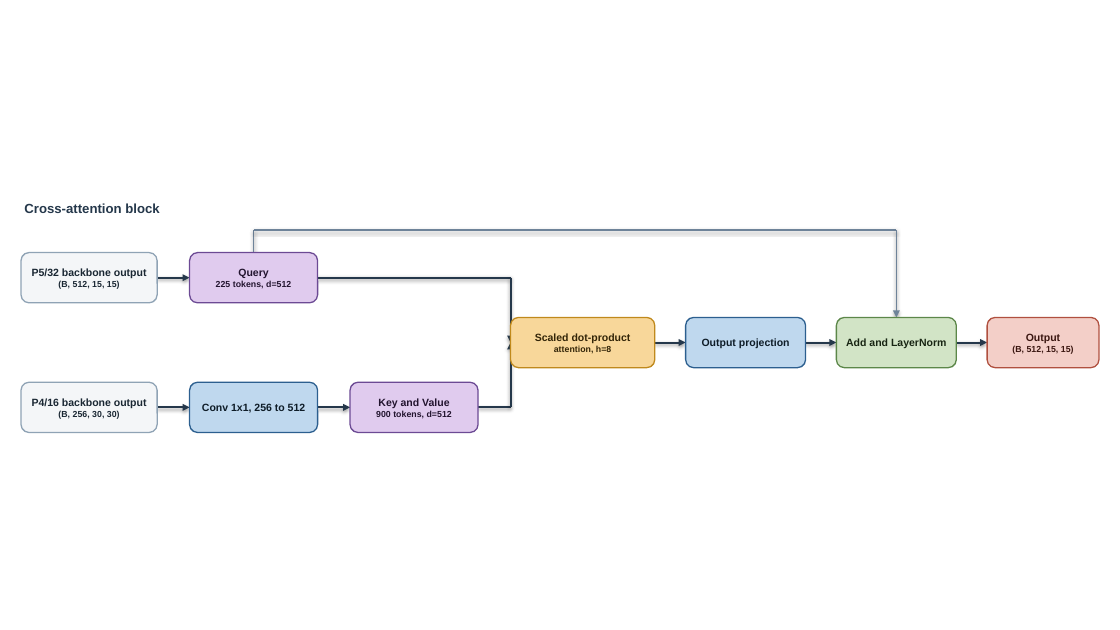
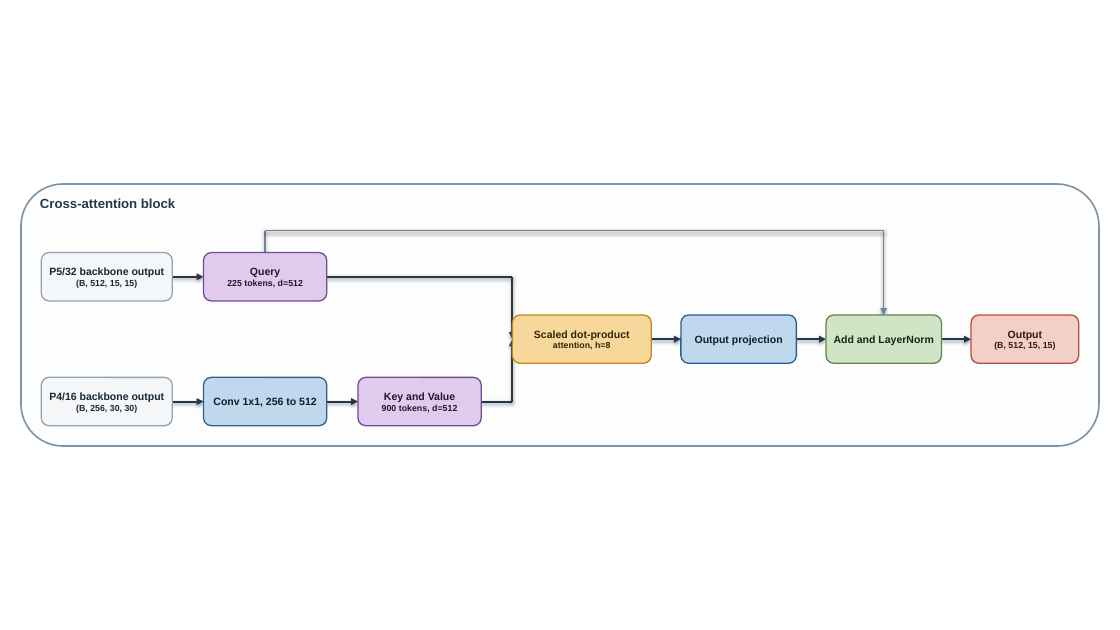
Before and after one commit to SaiSanthosh1508/End-to-End-Text-Translation-Pipeline, a slide deck: slide 1 of ablation/figures/cross-attention.pptx. Drawn at 1120x630 pixels with LibreOffice and Linux fonts; fonts in the diff are those of the drawing. Boxes give left, top, right and bottom in pixels: in the first picture for what was removed or moved away, otherwise in the second. Text is boxed around its words. In the diff, an @@ line names an element or a change of style, - is before the commit and + after.

```diff
--- a/ablation/figures/cross-attention.pptx
+++ b/ablation/figures/cross-attention.pptx
@@ rounded rectangle added at box(21, 184, 1099, 446), fill #FDFDFE, outline #7E93A6 1.4 pt @@
@@ text "Cross-attention block": place and size @@
-text "Cross-attention block" at box(24, 203, 159, 213)
+text "Cross-attention block" at box(40, 198, 175, 208)
@@ line moved from (254, 230) - (897, 230) to (266, 231) - (884, 231) @@
@@ line moved from (254, 253) - (254, 230) to (266, 253) - (266, 231) @@
@@ arrow moved from (897, 230) - (897, 318) to (884, 231) - (884, 315) @@
@@ rounded rectangle "P5/32 backbone output": place and size @@
-rounded rectangle "P5/32 backbone output" at box(21, 253, 157, 303)
+rounded rectangle "P5/32 backbone output" at box(41, 253, 172, 302)
@@ rounded rectangle "Query": place and size @@
-rounded rectangle "Query" at box(190, 253, 318, 303)
+rounded rectangle "Query" at box(203, 253, 327, 302)
@@ arrow moved from (157, 408) - (190, 408) to (172, 276) - (203, 276) @@
@@ line moved from (318, 278) - (511, 278) to (327, 276) - (513, 276) @@
@@ arrow moved from (511, 278) - (511, 343) to (513, 276) - (513, 339) @@
@@ rounded rectangle "Scaled dot-product": place and size @@
-rounded rectangle "Scaled dot-product" at box(511, 318, 655, 368)
+rounded rectangle "Scaled dot-product" at box(513, 315, 651, 364)
@@ rounded rectangle "Output projection": place and size @@
-rounded rectangle "Output projection" at box(686, 318, 806, 368)
+rounded rectangle "Output projection" at box(681, 315, 797, 364)
@@ rounded rectangle "Add and LayerNorm": place and size @@
-rounded rectangle "Add and LayerNorm" at box(837, 318, 957, 368)
+rounded rectangle "Add and LayerNorm" at box(826, 315, 941, 364)
@@ rounded rectangle "Output": place and size @@
-rounded rectangle "Output" at box(987, 318, 1099, 368)
+rounded rectangle "Output" at box(971, 315, 1079, 364)
@@ arrow moved from (655, 343) - (686, 343) to (513, 402) - (513, 339) @@
@@ arrow moved from (806, 343) - (837, 343) to (651, 339) - (681, 339) @@
@@ arrow moved from (956, 343) - (987, 343) to (797, 339) - (826, 339) @@
@@ arrow moved from (157, 278) - (190, 278) to (942, 339) - (971, 339) @@
@@ rounded rectangle "P4/16 backbone output": place and size @@
-rounded rectangle "P4/16 backbone output" at box(21, 382, 157, 433)
+rounded rectangle "P4/16 backbone output" at box(41, 377, 172, 426)
@@ rounded rectangle "Conv 1x1, 256 to 512": place and size @@
-rounded rectangle "Conv 1x1, 256 to 512" at box(190, 382, 318, 433)
+rounded rectangle "Conv 1x1, 256 to 512" at box(203, 377, 327, 426)
@@ rounded rectangle "Key and Value": place and size @@
-rounded rectangle "Key and Value" at box(350, 382, 478, 433)
+rounded rectangle "Key and Value" at box(358, 377, 481, 426)
@@ arrow moved from (318, 408) - (350, 408) to (172, 402) - (203, 402) @@
@@ line moved from (478, 408) - (511, 408) to (327, 402) - (358, 402) @@
@@ line (327, 402) - (358, 402): line to arrow @@
@@ arrow moved from (511, 408) - (511, 343) to (481, 402) - (513, 402) @@
@@ arrow (481, 402) - (513, 402): arrow to line @@
```
Also in this commit, not shown: 6 other files.
